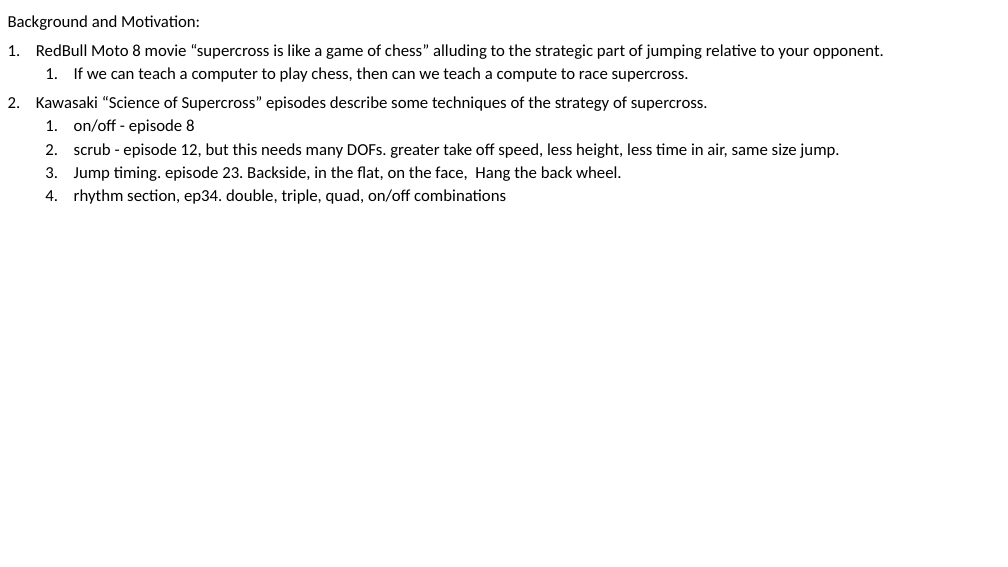
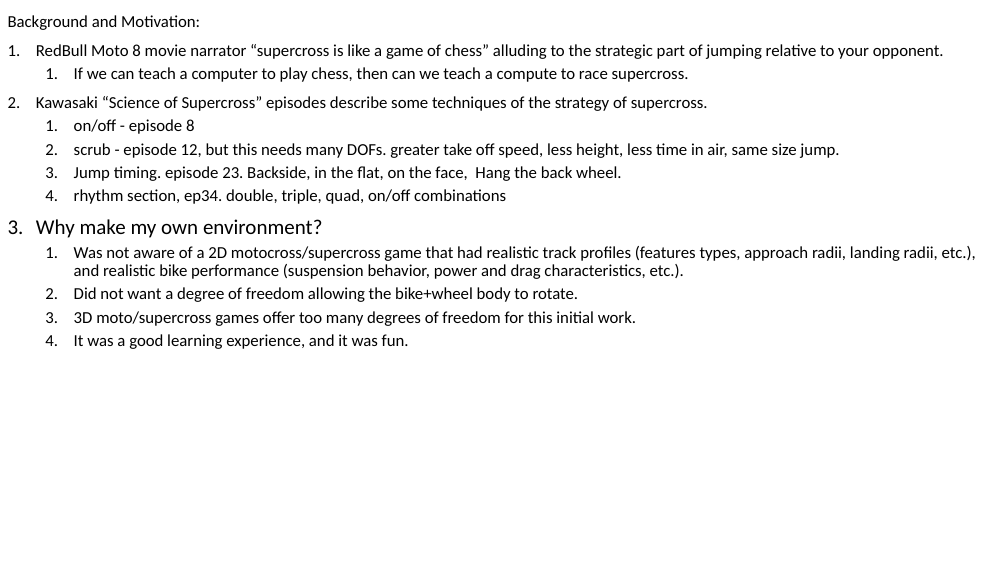
Before and after one commit to albensteinFMBA/Analytics-Demo, a slide deck: slide 2 of supercross_learner/supercross_project_readme.pptx. Drawn at 1008x567 pixels with LibreOffice and Linux fonts; fonts in the diff are those of the drawing. Boxes give left, top, right and bottom in pixels: in the first picture for what was removed or moved away, otherwise in the second. Text is boxed around its words. In the diff, an @@ line names an element or a change of style, - is before the commit and + after.

```diff
--- a/supercross_learner/supercross_project_readme.pptx
+++ b/supercross_learner/supercross_project_readme.pptx
@@ subtitle at (36,44,944,59): text changed @@
-1. RedBull Moto 8 movie “supercross is like a game of chess” alluding to the strategic part of jumping relative to your opponent.
+1. RedBull Moto 8 movie narrator “supercross is like a game of chess” alluding to the strategic part of jumping relative to your opponent.
@@ subtitle at (36,219,976,349): paragraphs added @@
+3. Why make my own environment?
+  1. Was not aware of a 2D motocross/supercross game that had realistic track profiles (features types, approach radii, landing radii, etc.), and realistic bike performance (suspension behavior, power and drag characteristics, etc.).
+  2. Did not want a degree of freedom allowing the bike+wheel body to rotate.
+  3. 3D moto/supercross games offer too many degrees of freedom for this initial work.
+  4. It was a good learning experience, and it was fun.
```
Also in this commit, not shown: 1 other slide changed, 1 slide added, 2 other files.
